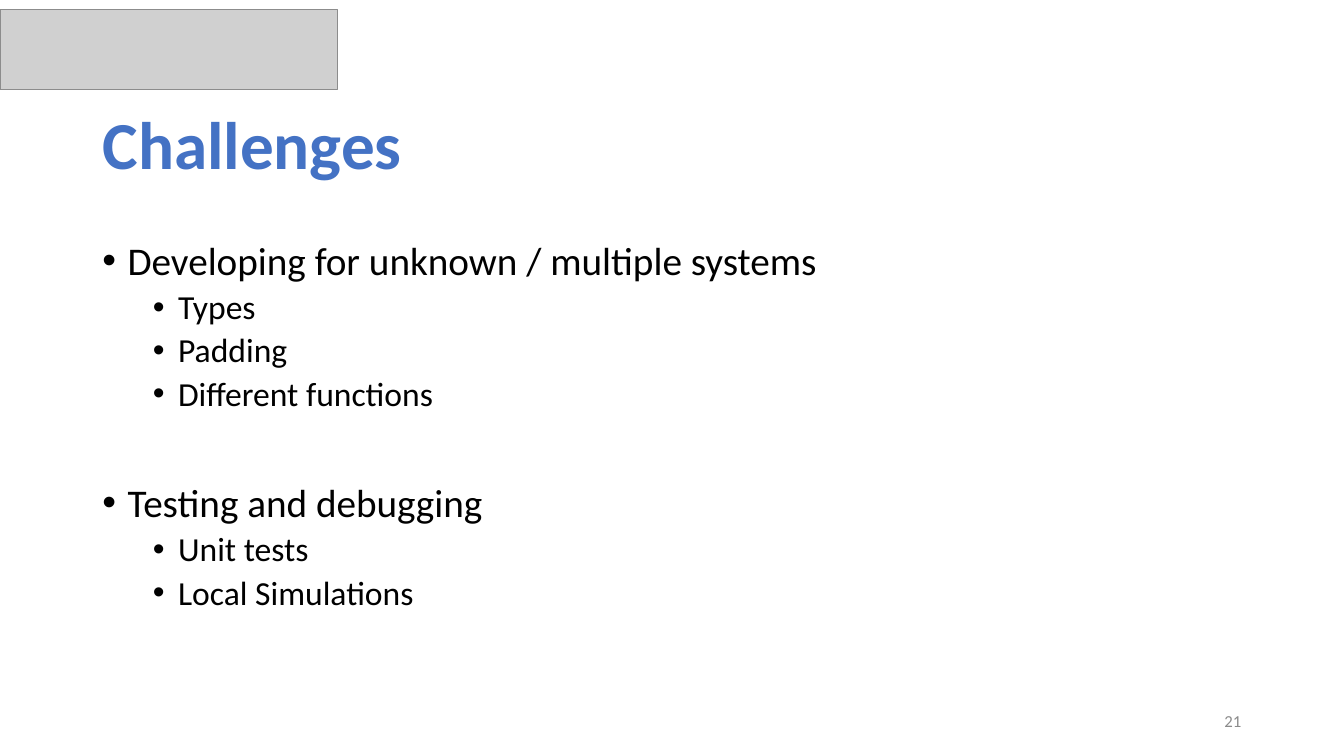
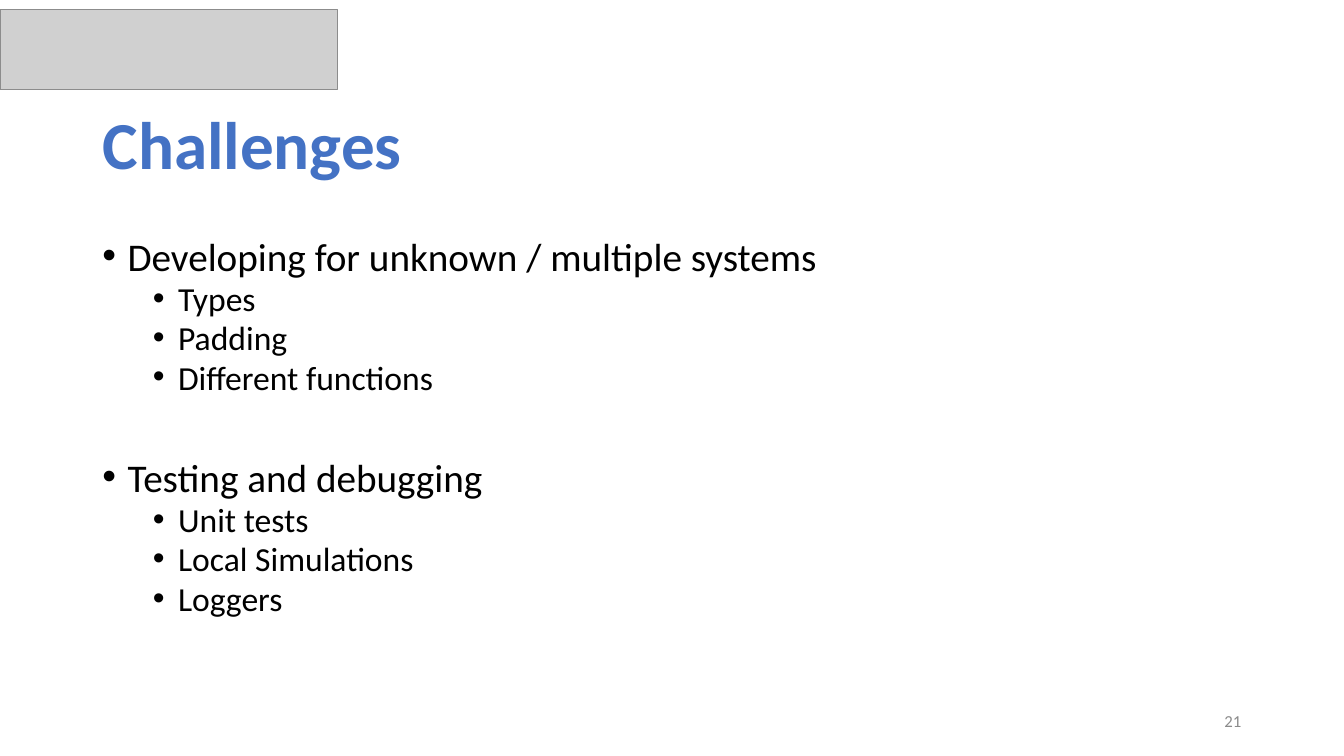
Before and after one commit to ommersh/Final-Project, a slide deck: slide 21 of Capstone Project Phase B–23-2-D-17.pptx. Drawn at 1344x756 pixels with LibreOffice and Linux fonts; fonts in the diff are those of the drawing; grey boxes stand for pictures. Boxes give left, top, right and bottom in pixels: in the first picture for what was removed or moved away, otherwise in the second. Text is boxed around its words. In the diff, an @@ line names an element or a change of style, - is before the commit and + after.

Commit message:
-presentation update

```diff
--- a/Capstone Project Phase B–23-2-D-17.pptx
+++ b/Capstone Project Phase B–23-2-D-17.pptx
@@ text at (128,243,817,572): line spacing 0.9 to 0.8 @@
@@ text at (178,589,282,617): paragraph added @@
+  • Loggers
```
